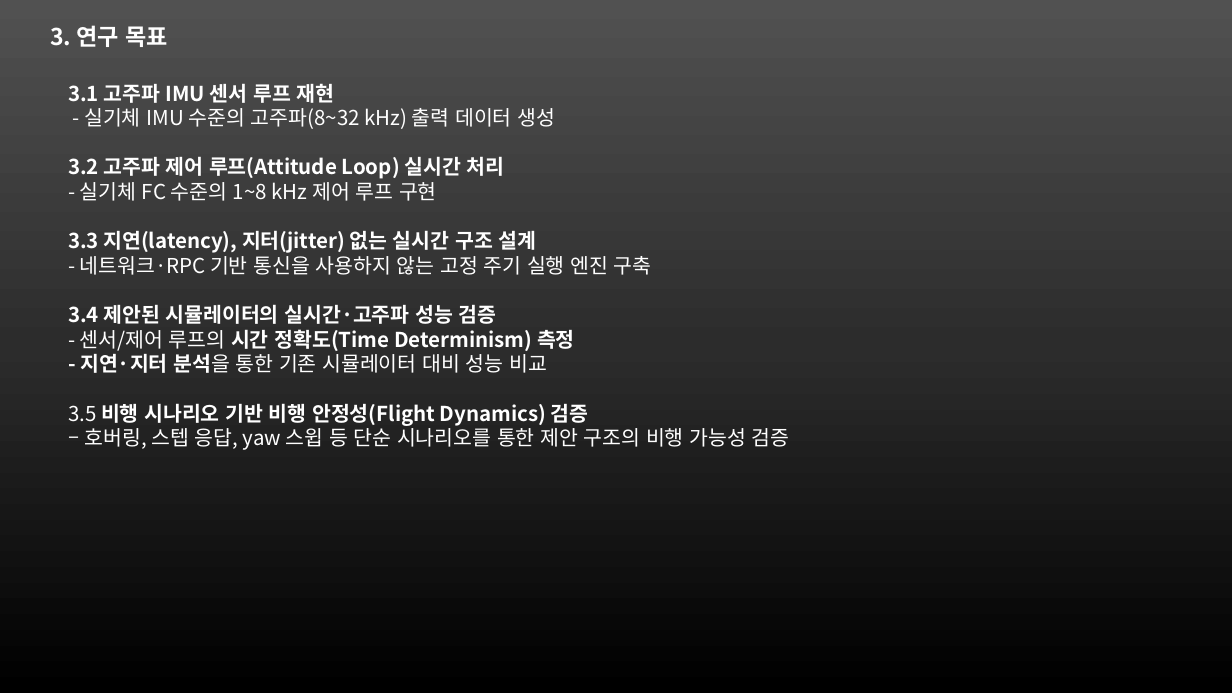
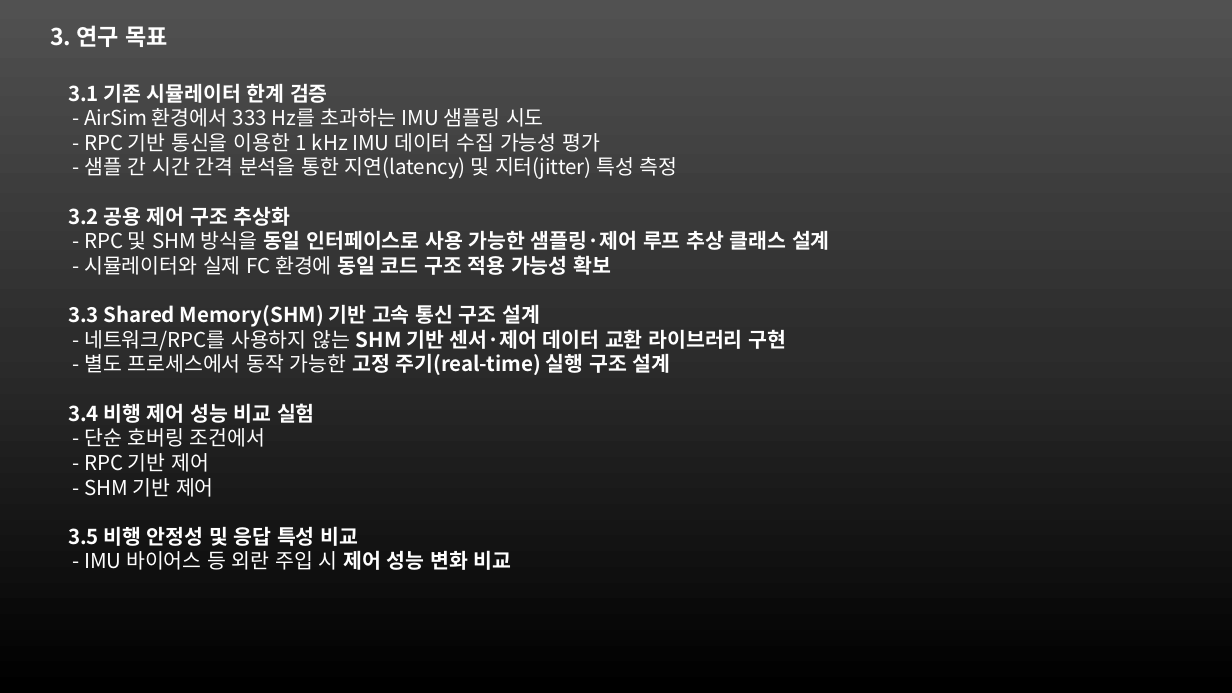
Before and after one commit to noztosky/sim25, a slide deck: slide 8 of x_memory/docs2/논문연구I-발표자료.pptx. Drawn at 1232x693 pixels with LibreOffice and Linux fonts; fonts in the diff are those of the drawing. Boxes give left, top, right and bottom in pixels: in the first picture for what was removed or moved away, otherwise in the second. Text is boxed around its words. In the diff, an @@ line names an element or a change of style, - is before the commit and + after.

Commit message:
논문업데이트

```diff
--- a/x_memory/docs2/논문연구I-발표자료.pptx
+++ b/x_memory/docs2/논문연구I-발표자료.pptx
@@ text at [68,84,830,570]: text changed; bold off @@
-3.1 고주파 IMU 센서 루프 재현
-- 실기체 IMU 수준의 고주파(8~32 kHz) 출력 데이터 생성
-3.2 고주파 제어 루프(Attitude Loop) 실시간 처리
-- 실기체 FC 수준의 1~8 kHz 제어 루프 구현
-3.3 지연(latency), 지터(jitter) 없는 실시간 구조 설계
-- 네트워크·RPC 기반 통신을 사용하지 않는 고정 주기 실행 엔진 구축
-3.4 제안된 시뮬레이터의 실시간·고주파 성능 검증
-- 센서/제어 루프의 시간 정확도(Time Determinism) 측정
-- 지연·지터 분석을 통한 기존 시뮬레이터 대비 성능 비교
-3.5 비행 시나리오 기반 비행 안정성(Flight Dynamics) 검증
-– 호버링, 스텝 응답, yaw 스윕 등 단순 시나리오를 통한 제안 구조의 비행 가능성 검증
+3.1 기존 시뮬레이터 한계 검증
+- AirSim 환경에서 333 Hz를 초과하는 IMU 샘플링 시도
+- RPC 기반 통신을 이용한 1 kHz IMU 데이터 수집 가능성 평가
+- 샘플 간 시간 간격 분석을 통한 지연(latency) 및 지터(jitter) 특성 측정
+3.2 공용 제어 구조 추상화
+- RPC 및 SHM 방식을 동일 인터페이스로 사용 가능한 샘플링·제어 루프 추상 클래스 설계
+- 시뮬레이터와 실제 FC 환경에 동일 코드 구조 적용 가능성 확보
+3.3 Shared Memory(SHM) 기반 고속 통신 구조 설계
+- 네트워크/RPC를 사용하지 않는 SHM 기반 센서·제어 데이터 교환 라이브러리 구현
+- 별도 프로세스에서 동작 가능한 고정 주기(real-time) 실행 구조 설계
+3.4 비행 제어 성능 비교 실험
+- 단순 호버링 조건에서
+- RPC 기반 제어
+- SHM 기반 제어
+3.5 비행 안정성 및 응답 특성 비교
+- IMU 바이어스 등 외란 주입 시 제어 성능 변화 비교
```
Also in this commit, not shown: 3 other slides changed, 1 slide added.
